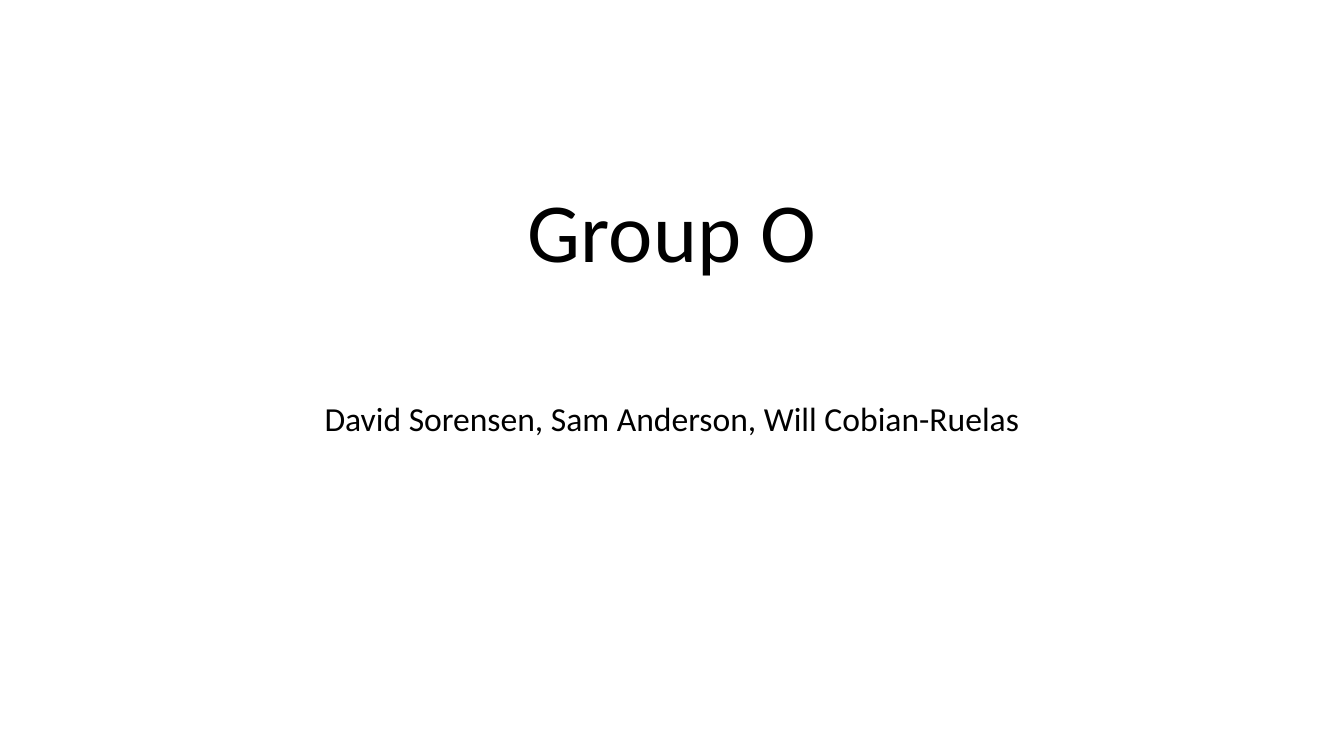
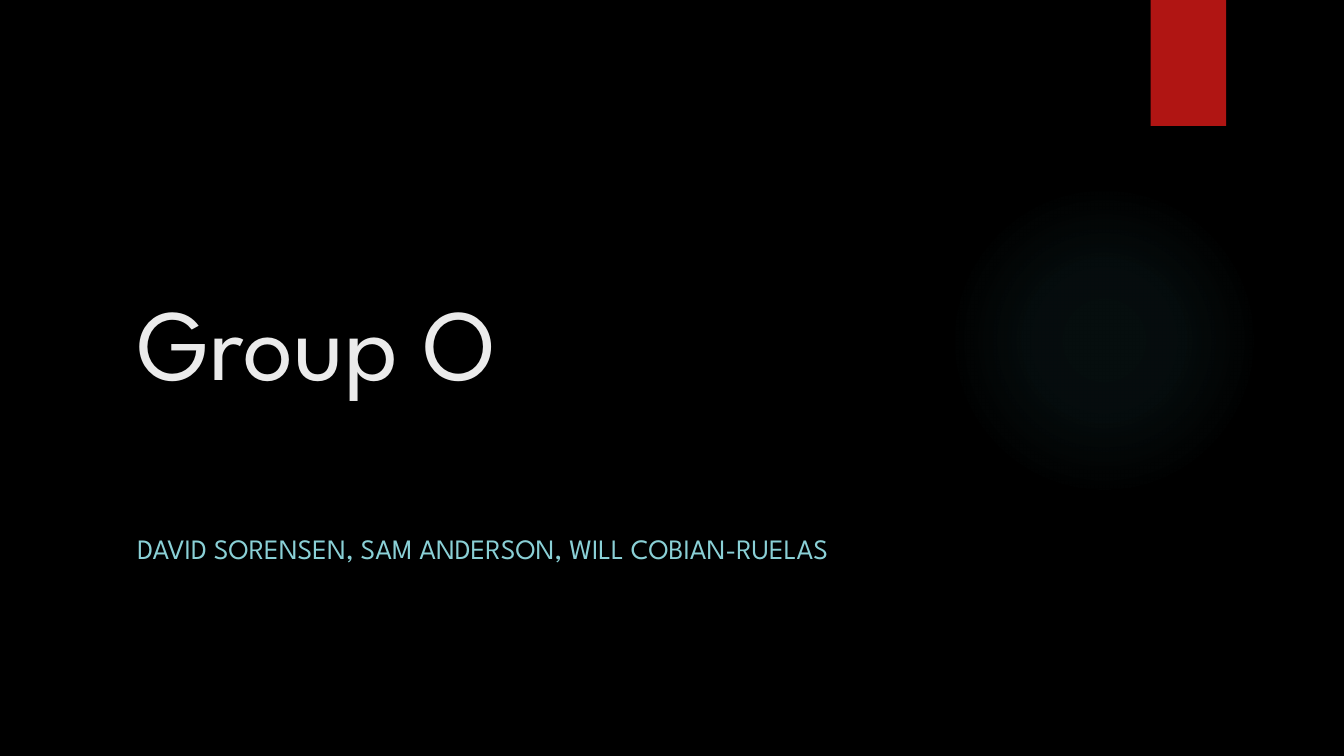
Before and after one commit to dgsorensen/GroupProject, a slide deck: slide 1 of Documentation/Group Presentation.pptx. Drawn at 1344x756 pixels with LibreOffice and Linux fonts; fonts in the diff are those of the drawing; background and template pictures are left out. Boxes give left, top, right and bottom in pixels: in the first picture for what was removed or moved away, otherwise in the second. Text is boxed around its words. In the diff, an @@ line names an element or a change of style, - is before the commit and + after.

```diff
--- a/Documentation/Group Presentation.pptx
+++ b/Documentation/Group Presentation.pptx
@@ background #FFFFFF to picture (left out) @@
@@ rectangle added at box(1150, 0, 1226, 126), fill #B01513 @@
@@ title "Group O": place and size @@
-title "Group O" at box(528, 207, 816, 276)
+title "Group O" at box(137, 312, 496, 401)
@@ title "Group O" at box(137, 312, 496, 401): size 60 to 72 pt, font Calibri to League Spartan, text colour #000000 to #EBEBEB; alignment centre to left; line spacing 0.9 to 1 @@
@@ ellipse added at box(949, 185, 1259, 495), fill gradient #50B9C1 @@
@@ subtitle at box(137, 540, 828, 563): text changed; size 24 to 20 pt; font Calibri to League Spartan; text colour #000000 to #8AD0D6 @@
-David Sorensen, Sam Anderson, Will Cobian-Ruelas
+DAVID SORENSEN, SAM ANDERSON, WILL COBIAN-RUELAS
```
Also in this commit, not shown: 10 other slides changed.
